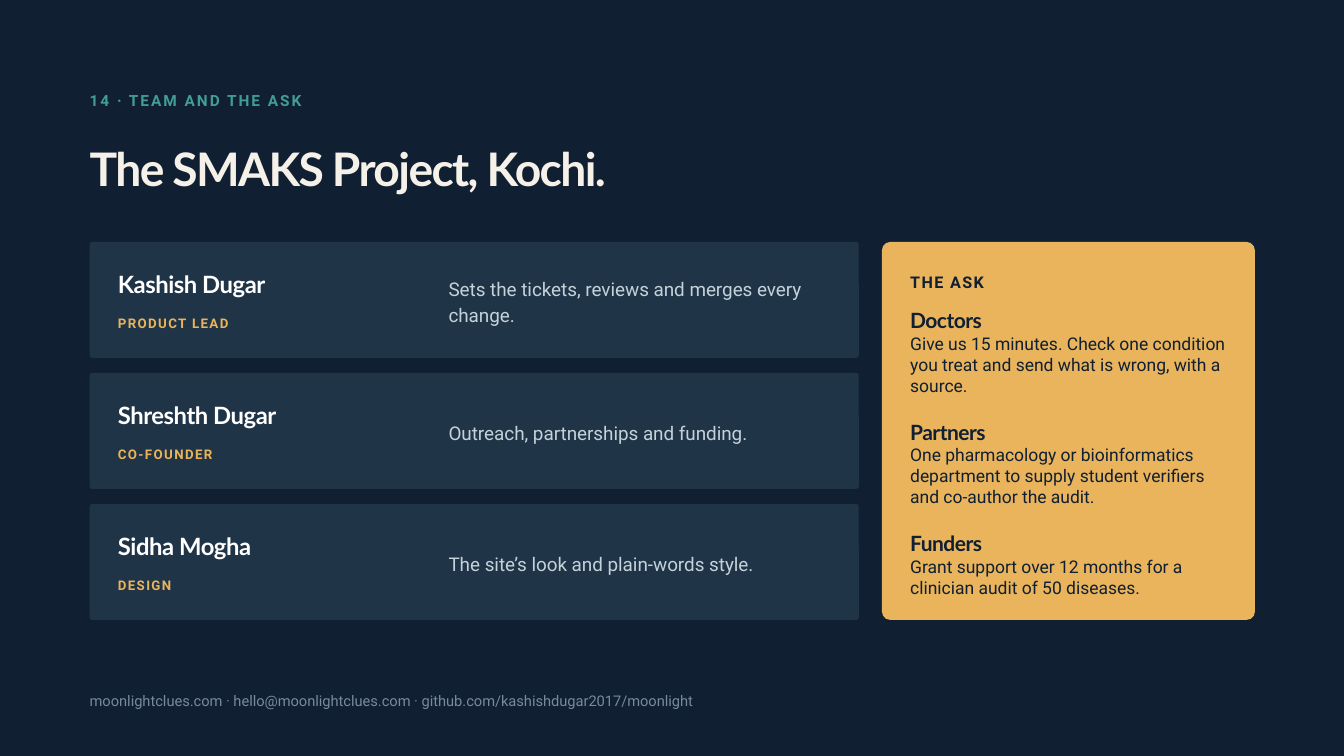
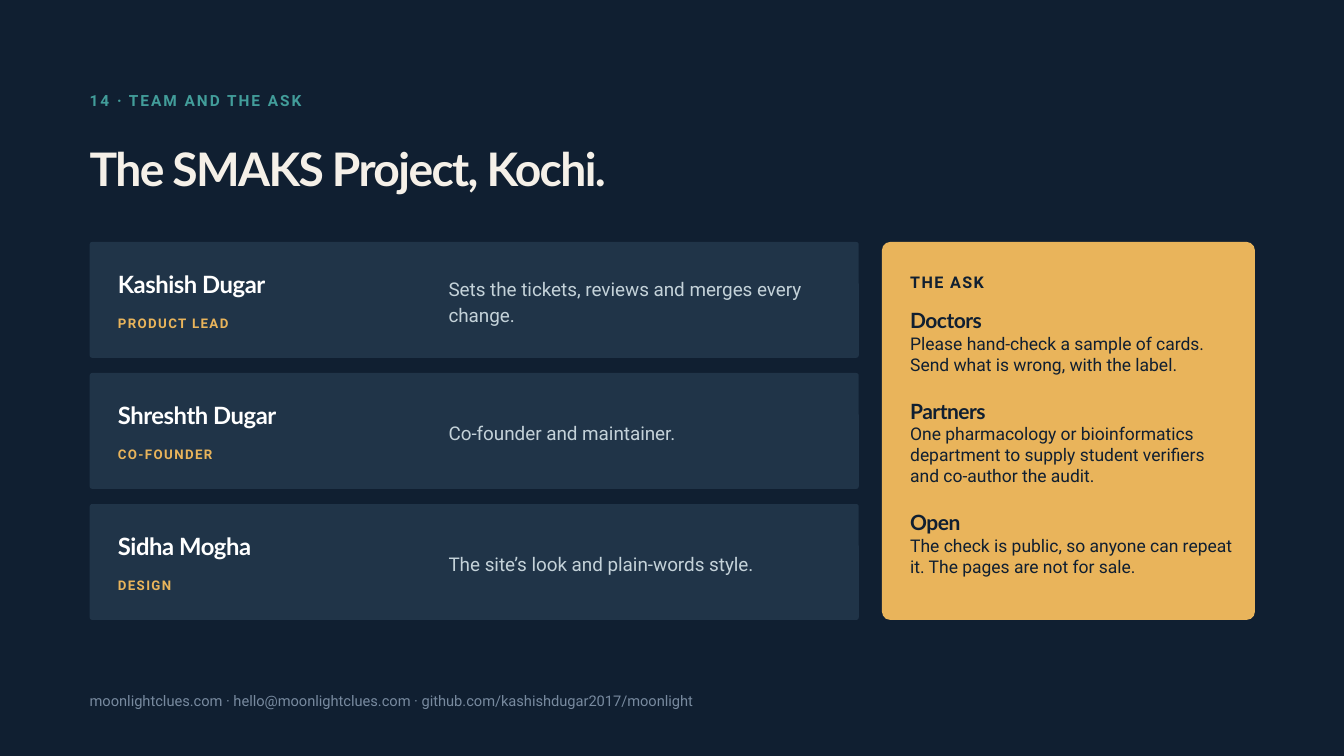
Before and after one commit to Moonlight-Clues/moonlight, a slide deck: slide 16 of docs/pitch/moonlight-deck-funders-19nov.pptx (slide 15 before the commit). Drawn at 1344x756 pixels with LibreOffice and Linux fonts; fonts in the diff are those of the drawing. Boxes give left, top, right and bottom in pixels: in the first picture for what was removed or moved away, otherwise in the second. Text is boxed around its words. In the diff, an @@ line names an element or a change of style, - is before the commit and + after.

```diff
--- a/docs/pitch/moonlight-deck-funders-19nov.pptx
+++ b/docs/pitch/moonlight-deck-funders-19nov.pptx
@@ text at bbox=[910, 336, 1204, 375]: text changed @@
-Give us 15 minutes. Check one condition you treat and send what is wrong, with a source.
+Please hand-check a sample of cards. Send what is wrong, with the label.
@@ text at bbox=[449, 425, 675, 440]: text changed @@
-Outreach, partnerships and funding.
+Co-founder and maintainer.
@@ text at bbox=[910, 514, 1232, 577]: text changed @@
-Funders
-Grant support over 12 months for a clinician audit of 50 diseases.
+Open
+The check is public, so anyone can repeat it. The pages are not for sale.
```
Also in this commit, not shown: 6 other slides changed, 1 slide added, 4 other files.
